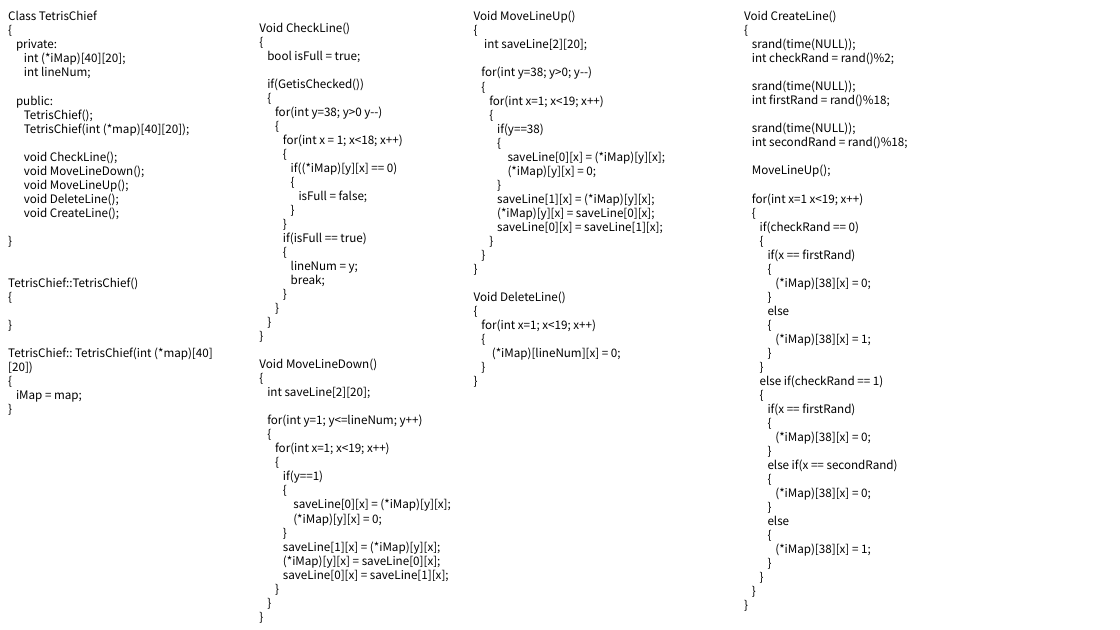
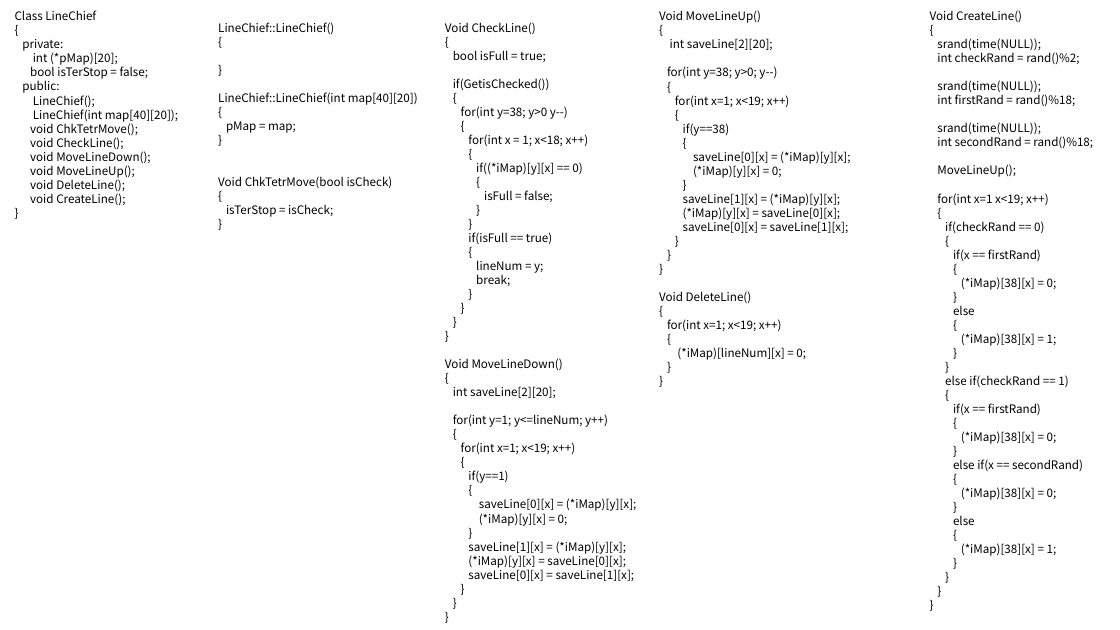
Before and after one commit to HEYHO8037/Tetris, a slide deck: slide 4 of Tetris.pptx (slide 3 before the commit). Drawn at 1120x630 pixels with LibreOffice and Linux fonts; fonts in the diff are those of the drawing. Boxes give left, top, right and bottom in pixels: in the first picture for what was removed or moved away, otherwise in the second. Text is boxed around its words. In the diff, an @@ line names an element or a change of style, - is before the commit and + after.

Commit message:
change classes

```diff
--- a/Tetris.pptx
+++ b/Tetris.pptx
@@ text at (x1=15, y1=10, x2=96, y2=20): text changed @@
-Class TetrisChief
+Class LineChief
@@ text added at (x1=218, y1=22, x2=418, y2=217), 10 pt, text #000000 @@
+LineChief::LineChief()
+{
+}
+LineChief::LineChief(int map[40][20])
+{
+pMap = map;
+}
+Void ChkTetrMove(bool isCheck)
+{
+isTerStop = isCheck;
+}
@@ 3 texts moved together from (x1=259, y1=10, x2=908, y2=581) to (x1=445, y1=10, x2=1093, y2=581) @@
@@ text at (x1=30, y1=52, x2=148, y2=79): text changed @@
-int (*iMap)[40][20];
-int lineNum;
+int (*pMap)[20];
+bool isTerStop = false;
@@ text at (x1=30, y1=95, x2=178, y2=135): text changed @@
-TetrisChief();
-TetrisChief(int (*map)[40][20]);
+LineChief();
+LineChief(int map[40][20]);
+void ChkTetrMove();
@@ text at (x1=8, y1=277, x2=213, y2=402): paragraphs removed @@
-TetrisChief::TetrisChief()
-{
-}
-TetrisChief:: TetrisChief(int (*map)[40][20])
-{
-iMap = map;
-}
```
Also in this commit, not shown: 2 other slides changed, 1 slide added.
